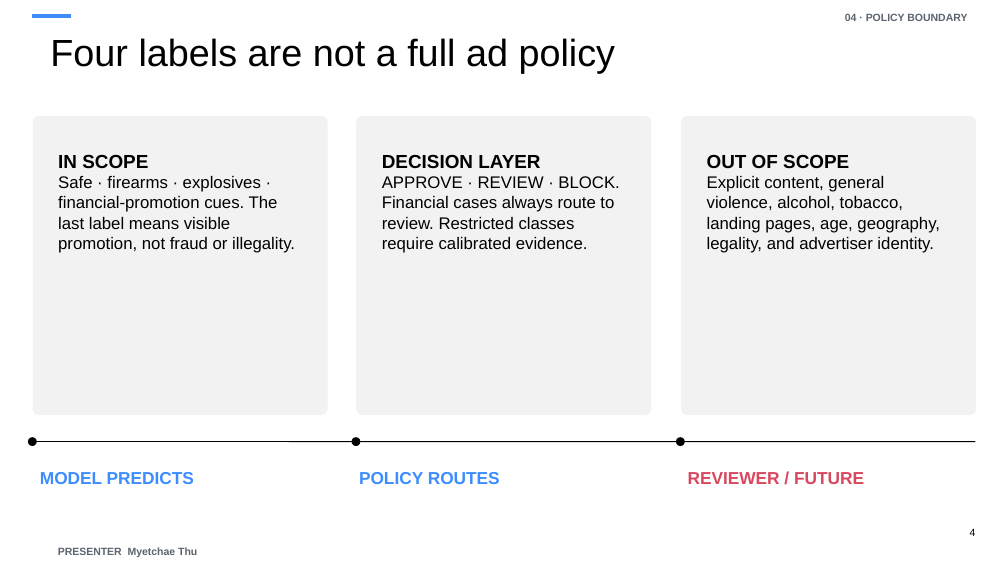
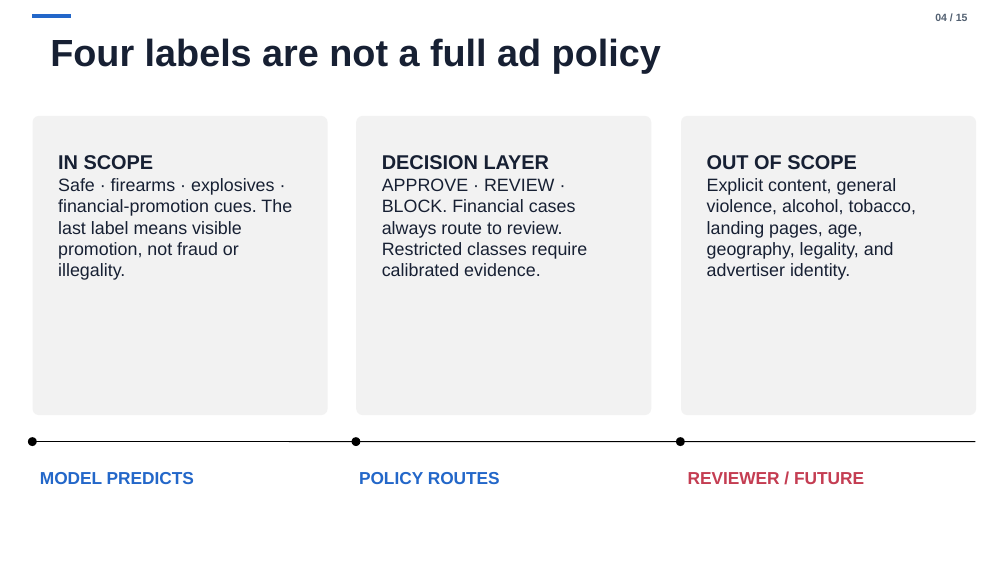
Before and after one commit to Swarnaditya-Maitra/MS_DSP_462_ComputerVision_ad-safety-moderation-pipeline, a slide deck: slide 4 of outputs/presentation/ad_safety_management_presentation.pptx. Drawn at 1008x567 pixels with LibreOffice and Linux fonts; fonts in the diff are those of the drawing. Boxes give left, top, right and bottom in pixels: in the first picture for what was removed or moved away, otherwise in the second. Text is boxed around its words. In the diff, an @@ line names an element or a change of style, - is before the commit and + after.

```diff
--- a/outputs/presentation/ad_safety_management_presentation.pptx
+++ b/outputs/presentation/ad_safety_management_presentation.pptx
@@ rectangle at [33,14,70,17]: fill #3D8DFF to #2367C9; outline #3D8DFF 0 pt to #2367C9 0 pt @@
@@ text "Four labels are not a ..." at [50,38,661,73]: text colour #000000 to #172033, bold on @@
@@ text at [935,14,968,21]: text changed; text colour #5B6470 to #526071 @@
-04 · POLICY BOUNDARY
+04 / 15
@@ text "IN SCOPE" at [58,155,292,280]: size 18 to 19 pt in "IN SCOPE"; text colour #000000 to #172033, size 16 to 17 pt @@
@@ text "DECISION LAYER" at [382,155,588,276]: size 18 to 19 pt in "DECISION LAYER"; text colour #000000 to #172033; size 16 to 17 pt in "APPROVE · REVIEW · BLOCK. Financial cases ..." @@
@@ text "OUT OF SCOPE" at [707,155,917,280]: size 18 to 19 pt in "OUT OF SCOPE"; text colour #000000 to #172033, size 16 to 17 pt @@
@@ text "MODEL PREDICTS" at [40,472,194,484]: text colour #3D8DFF to #2367C9 @@
@@ text "POLICY ROUTES" at [359,472,500,484]: text colour #3D8DFF to #2367C9 @@
@@ text "REVIEWER / FUTURE" at [688,472,864,484]: text colour #D9485F to #C43D52 @@
@@ text removed at [970,528,976,536] @@
-4
@@ text removed at [58,547,197,557] @@
-PRESENTER Myetchae Thu
```
Also in this commit, not shown: 9 other slides changed, 5 slides added, 5 slides removed, 13 other files.
